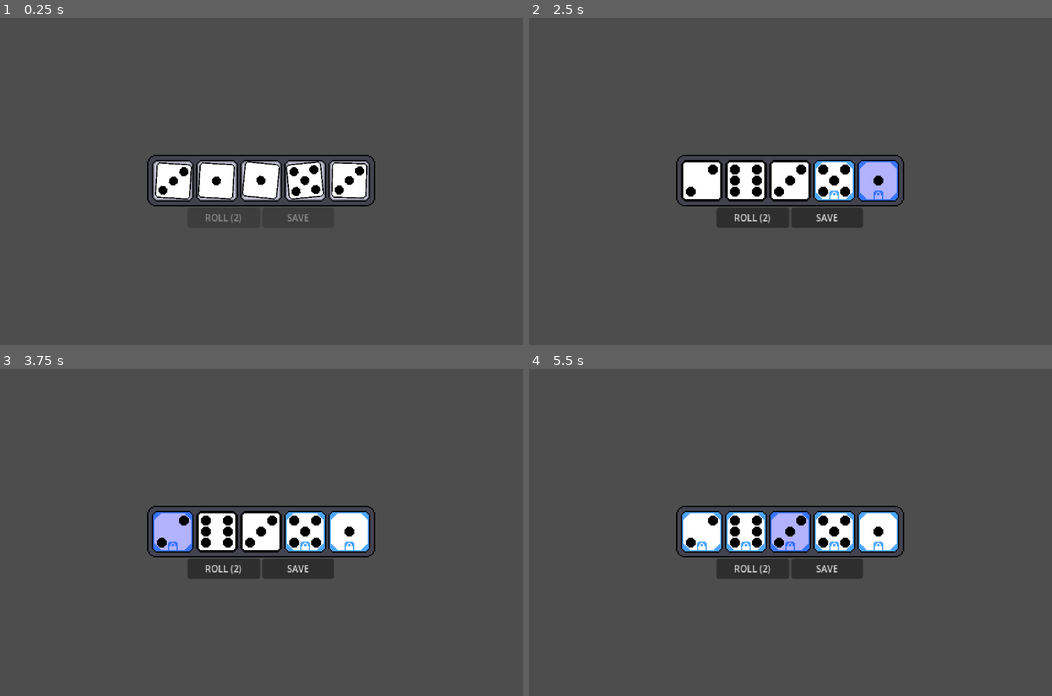
Above: before the commit, frames 1-4 (two rows, left to right).
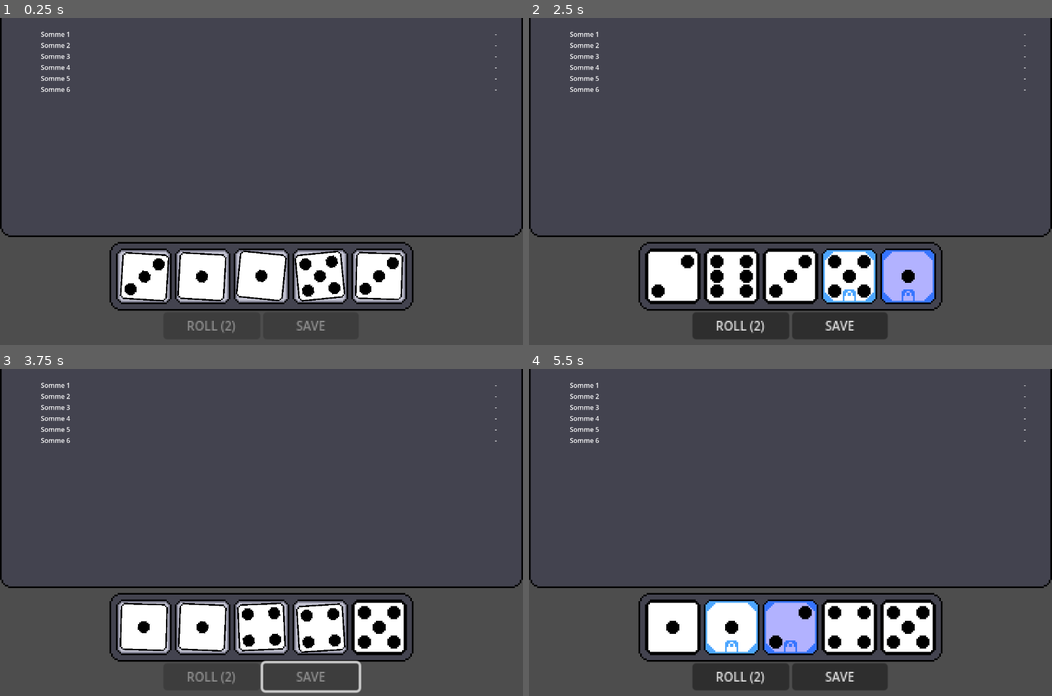
Above: after the commit, the same moments.

Repository: MicCode/yamsatro
Game: Godot game, scene res://main/main.tscn
The game is run twice, just before and just after one commit, with the same random seed, the same clock (stepped at 60 frames per second) and the same inputs.
Inputs (mouse positions are in pixels of both pictures, inside the frame that each line leads up to; where the layout moved, square brackets give the same spot in the first picture):
- Up to frame 1 (0.25 s): no input
- Up to frame 2 (2.5 s): move the mouse to (905, 165) at 0.52 s; click (848, 276) [832, 181] at 1.25 s; click (905, 276) [879, 181] at 2 s
- Up to frame 3 (3.75 s): click "SAVE" at 2.75 s; click (172, 532) at 3.52 s
- Up to frame 4 (5.5 s): click (732, 627) [743, 532] at 4.25 s; click (790, 627) [790, 532] at 5 s

The runs differ from the first frame. In frame 1, 17% of the frame differs, in the area x 0-100%, y 0-96%; in frame 2, 21%; in frame 3, 19%; in frame 4, 21%, in the area x 0-100%, y 0-99%.

Commit message:
feat: created minimal UI

Diff:
--- a/main/main.tscn
+++ b/main/main.tscn
@@ -1,10 +1,21 @@
-[gd_scene load_steps=3 format=3 uid="uid://fkvol62t77hi"]
+[gd_scene load_steps=5 format=3 uid="uid://fkvol62t77hi"]
 
 [ext_resource type="Script" uid="uid://c0kgxj8osawap" path="res://main/main.gd" id="1_53q0u"]
 [ext_resource type="PackedScene" uid="uid://bjejhuy3nuap6" path="res://scenes/DiceTray.tscn" id="2_pjrb6"]
+[ext_resource type="Texture2D" uid="uid://b4lh5y670dyha" path="res://assets/background.png" id="2_xwkvk"]
+[ext_resource type="PackedScene" uid="uid://4qurwmwm1hfv" path="res://ui/scores/ScoresUI.tscn" id="4_c651c"]
 
 [node name="Main" type="Node2D"]
 script = ExtResource("1_53q0u")
+
+[node name="TextureRect" type="TextureRect" parent="."]
+offset_left = 1282.0
+offset_top = 728.0
+offset_right = 1602.0
+offset_bottom = 928.0
+rotation = 3.14159
+scale = Vector2(4, 4)
+texture = ExtResource("2_xwkvk")
 
 [node name="Camera2D" type="Camera2D" parent="."]
 position = Vector2(642, 400)
@@ -15,12 +26,16 @@
 anchor_top = 0.5
 anchor_right = 0.5
 anchor_bottom = 0.5
-offset_left = 548.0
-offset_top = 377.0
-offset_right = 734.0
-offset_bottom = 419.0
+offset_left = 549.0
+offset_top = 611.0
+offset_right = 735.0
+offset_bottom = 653.0
 grow_horizontal = 2
 grow_vertical = 2
-scale = Vector2(3, 3)
+scale = Vector2(4, 4)
 size_flags_horizontal = 4
 size_flags_vertical = 4
+
+[node name="ScoresUi" parent="." instance=ExtResource("4_c651c")]
+offset_left = 4.0
+offset_right = 4.0
--- a/project.godot
+++ b/project.godot
@@ -13,7 +13,7 @@
 config/name="Yams X Balatro"
 run/main_scene="uid://fkvol62t77hi"
 config/features=PackedStringArray("4.4", "GL Compatibility")
-config/icon="res://icon.svg"
+config/icon="uid://bgeaoosxonyn0"
 
 [display]
 
--- a/scenes/DiceTray.tscn
+++ b/scenes/DiceTray.tscn
@@ -106,3 +106,4 @@
 [connection signal="finished_rolling" from="Die4" to="." method="_on_dice_roll_finished"]
 [connection signal="finished_rolling" from="Die5" to="." method="_on_dice_roll_finished"]
 [connection signal="pressed" from="RollButton" to="." method="_on_roll_button_pressed"]
+[connection signal="pressed" from="StopButton" to="." method="_on_stop_button_pressed"]
--- a/scenes/dice_tray.gd
+++ b/scenes/dice_tray.gd
@@ -1,4 +1,6 @@
 extends TextureRect
+
+@export var max_rolls = 3
 
 var possible_faces = DieFace.load_from_json()
 var remaining_rolls = 3
@@ -20,6 +22,11 @@
 				some_rolled = true
 		if some_rolled:
 			change_roll_count(remaining_rolls - 1)
+
+func unlock_all():
+	for die in get_all_dice():
+		if die.locked:
+			die.lock()
 
 
 func get_all_dice() -> Array[Die]:
@@ -43,6 +50,11 @@
 func _on_roll_button_pressed() -> void:
 	roll_all()
 
+func _on_stop_button_pressed() -> void:
+	unlock_all()
+	remaining_rolls = max_rolls
+	roll_all()
+
 func _on_dice_roll_finished():
 	var all_finished = get_all_dice().all(func (die): return !die.rolling)
 	if all_finished:
--- /dev/null
+++ b/ui/scores/ScoreLine.tscn
@@ -0,0 +1,20 @@
+[gd_scene load_steps=2 format=3 uid="uid://b6jtlsv3r0mb3"]
+
+[ext_resource type="Script" uid="uid://c5kgk35tbimm5" path="res://ui/scores/score_line.gd" id="1_qat7w"]
+
+[node name="ScoreLine" type="HBoxContainer"]
+script = ExtResource("1_qat7w")
+
+[node name="Label" type="Label" parent="."]
+unique_name_in_owner = true
+layout_mode = 2
+size_flags_horizontal = 3
+text = "Label"
+
+[node name="Score" type="Label" parent="."]
+unique_name_in_owner = true
+layout_mode = 2
+text = "123"
+
+[connection signal="mouse_entered" from="." to="." method="_on_mouse_entered"]
+[connection signal="mouse_exited" from="." to="." method="_on_mouse_exited"]
--- /dev/null
+++ b/ui/scores/ScoresUI.tscn
@@ -0,0 +1,48 @@
+[gd_scene load_steps=2 format=3 uid="uid://4qurwmwm1hfv"]
+
+[ext_resource type="PackedScene" uid="uid://b6jtlsv3r0mb3" path="res://ui/scores/ScoreLine.tscn" id="1_13si5"]
+
+[node name="ScoresUi" type="Control"]
+layout_mode = 3
+anchors_preset = 15
+anchor_right = 1.0
+anchor_bottom = 1.0
+grow_horizontal = 2
+grow_vertical = 2
+
+[node name="VBoxContainer" type="VBoxContainer" parent="."]
+layout_mode = 0
+offset_left = 98.0
+offset_top = 28.0
+offset_right = 1215.0
+offset_bottom = 362.0
+
+[node name="ScoreLine1" parent="VBoxContainer" instance=ExtResource("1_13si5")]
+layout_mode = 2
+label = "Somme 1"
+score = -1
+
+[node name="ScoreLine2" parent="VBoxContainer" instance=ExtResource("1_13si5")]
+layout_mode = 2
+label = "Somme 2"
+score = -1
+
+[node name="ScoreLine3" parent="VBoxContainer" instance=ExtResource("1_13si5")]
+layout_mode = 2
+label = "Somme 3"
+score = -1
+
+[node name="ScoreLine4" parent="VBoxContainer" instance=ExtResource("1_13si5")]
+layout_mode = 2
+label = "Somme 4"
+score = -1
+
+[node name="ScoreLine5" parent="VBoxContainer" instance=ExtResource("1_13si5")]
+layout_mode = 2
+label = "Somme 5"
+score = -1
+
+[node name="ScoreLine6" parent="VBoxContainer" instance=ExtResource("1_13si5")]
+layout_mode = 2
+label = "Somme 6"
+score = -1
--- /dev/null
+++ b/ui/scores/score_line.gd
@@ -0,0 +1,19 @@
+extends HBoxContainer
+class_name ScoreLine
+
+@export var label: String
+@export var score: int
+
+func _ready() -> void:
+	%Label.text = label
+	%Score.text = "-"
+
+func set_score(new_score: int):
+	score = new_score
+	%Score.text = str(score)
+
+func _on_mouse_entered() -> void:
+	modulate = Color(0.7, 0.7, 1.0)
+
+func _on_mouse_exited() -> void:
+	modulate = Color.WHITE
Binary file added: assets/background.png
Not shown, added: assets/background.png.import
Binary file added: assets/icon.png
Not shown, added: assets/icon.png.import
Not shown, added: ui/scores/score_line.gd.uid
Not shown, added: assets/.dice-tray.png-autosave.kra
